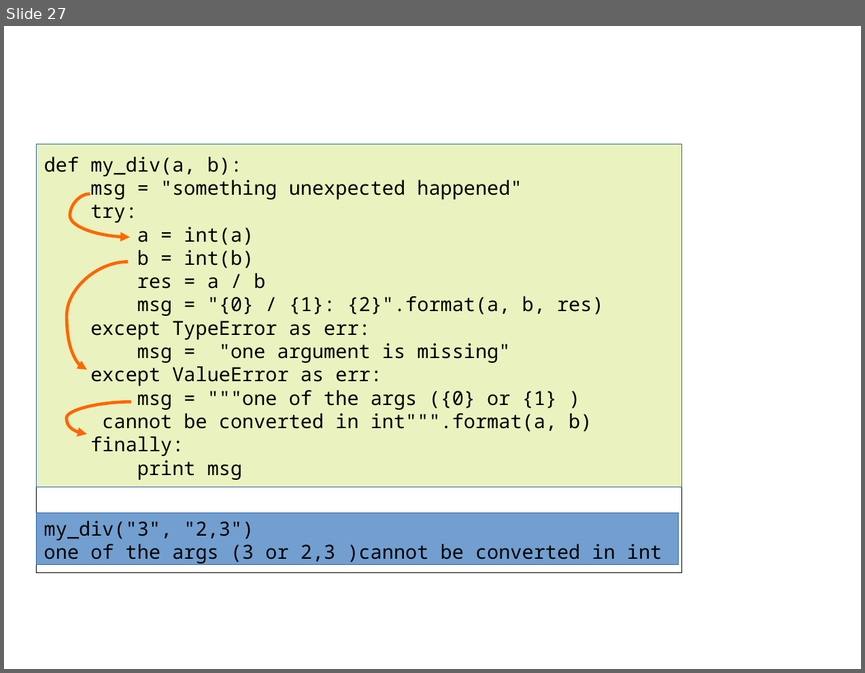
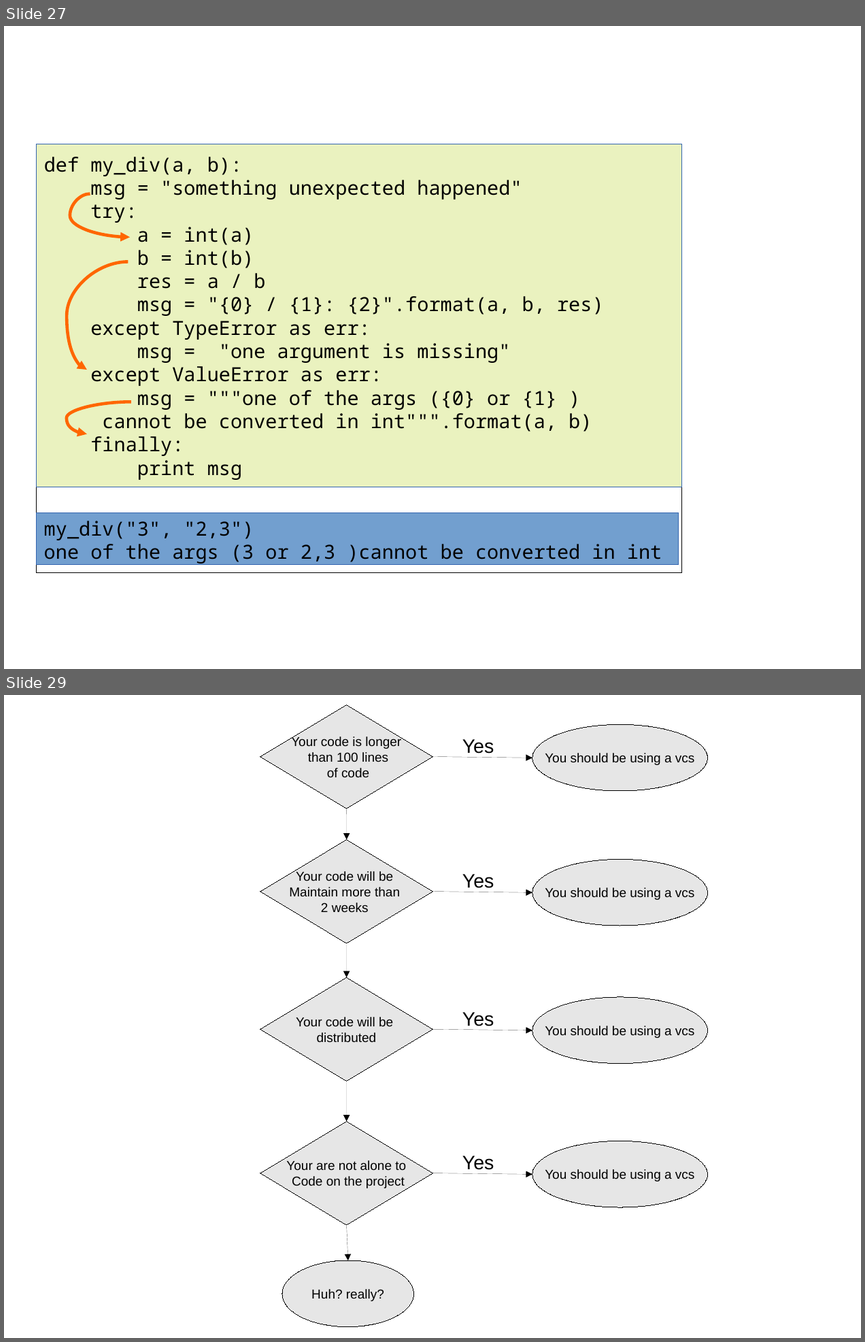
Before and after one commit to C3BI-pasteur-fr/python-course-1, a slide deck: figures.odp. Shown one above the other, each under a label of ours: slide 27 before the commit, slides 27 and 29 after it; the slides between them are not shown. The pictures are 865x673 and 865x1342 pixels, drawn with LibreOffice and Linux fonts; fonts in the diff are those of the drawing. Boxes give left, top, right and bottom in pixels: in the first picture for what was removed or moved away, otherwise in the second. Text is boxed around its words. In the diff, an @@ line names an element or a change of style, - is before the commit and + after.

```diff
--- a/figures.odp
+++ b/figures.odp
@@ slide 29 added at (4, 695, 861, 1338), background #FFFFFF @@
@@ group added at (260, 705, 708, 809): 1 diamond, 1 ellipse, 1 arrow, 1 text @@
+Your code is longer
+than 100 lines
+of code
+You should be using a vcs
+Yes
@@ arrow added from (347, 809) to (347, 840), #000000 0 pt @@
@@ group added at (260, 840, 708, 943): 1 diamond, 1 ellipse, 1 arrow, 1 text @@
+Your code will be
+Maintain more than
+2 weeks
+You should be using a vcs
+Yes
@@ arrow added from (347, 943) to (347, 977), #000000 0 pt @@
@@ group added at (260, 977, 708, 1081): 1 diamond, 1 ellipse, 1 arrow, 1 text @@
+Your code will be
+distributed
+You should be using a vcs
+Yes
@@ arrow added from (347, 1081) to (347, 1121), #000000 0 pt @@
@@ group added at (260, 1121, 708, 1225): 1 diamond, 1 ellipse, 1 arrow, 1 text @@
+Your are not alone to
+Code on the project
+You should be using a vcs
+Yes
@@ arrow added from (347, 1225) to (349, 1260), #000000 0 pt @@
@@ ellipse added at (282, 1260, 414, 1326), fill #E6E6E6, outline #000000 0 pt, 12 pt, text #000000 @@
+Huh? really?
```
Also in this commit, not shown: 2 slides changed, 2 other files.
